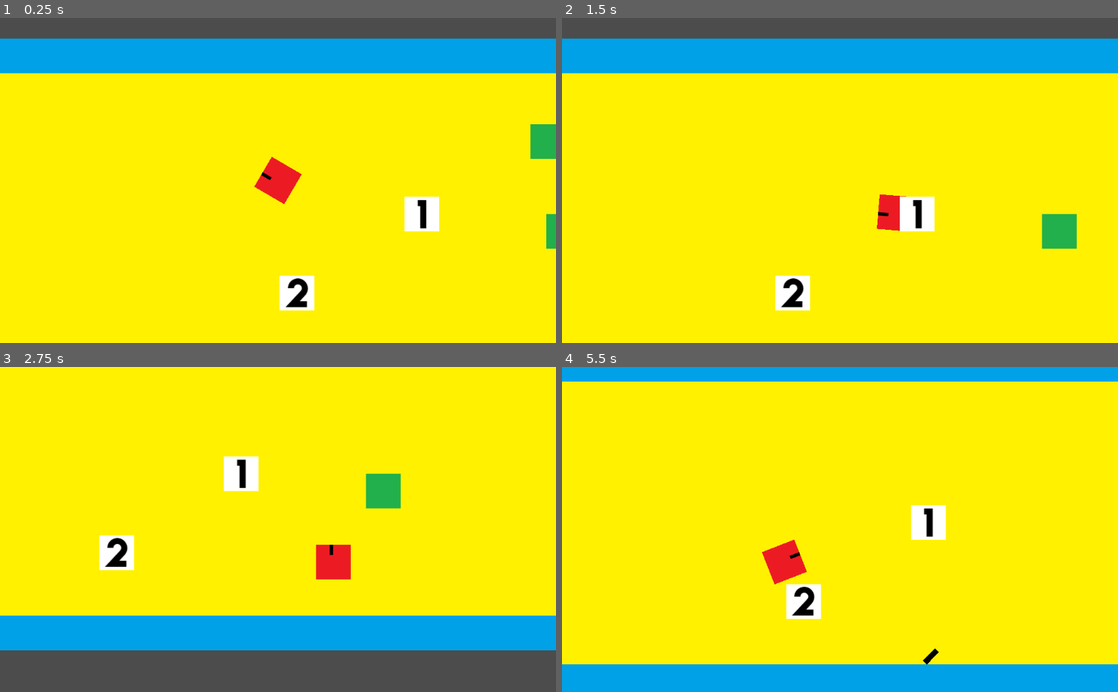
Above: before the commit, frames 1-4 (two rows, left to right).
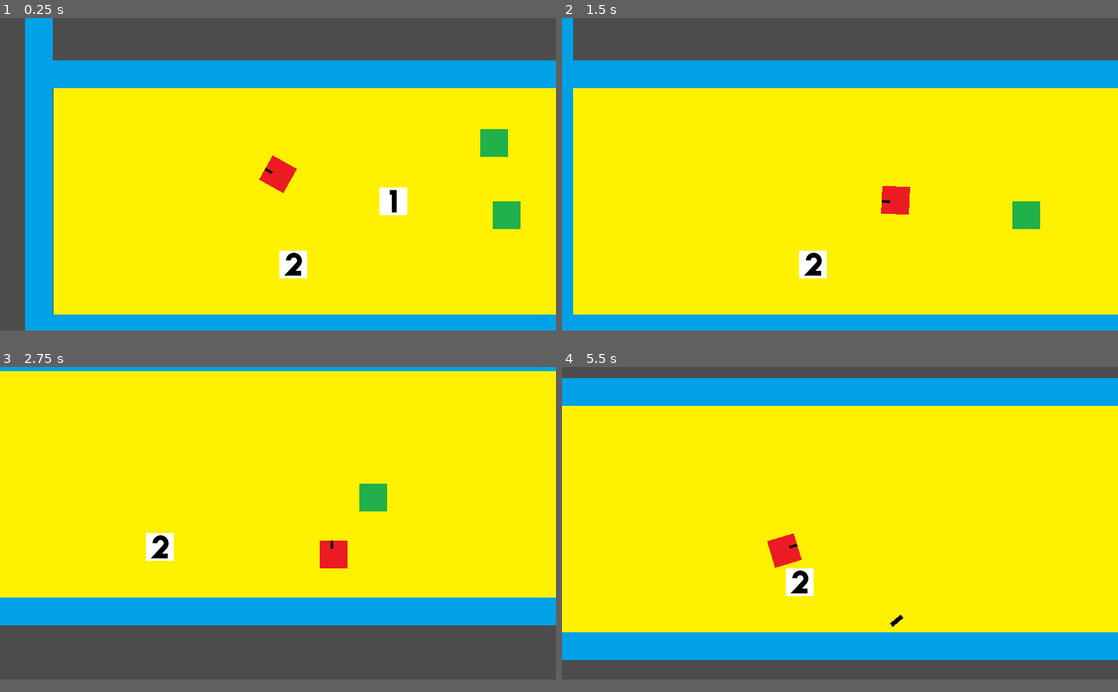
Above: after the commit, the same moments.

Repository: devmcclu/Project-FreeGUN
Game: Godot game, scene res://Main.tscn
The game is run twice, just before and just after one commit, with the same random seed, the same clock (stepped at 60 frames per second) and the same inputs.
Inputs (mouse positions are in pixels of both pictures, inside the frame that each line leads up to):
- Up to frame 1 (0.25 s): no input
- Up to frame 2 (1.5 s): tap Enter at 0.5 s; move the mouse to (962, 164) at 0.52 s; hold D (player_move_right) 0.53-1.28 s; click (962, 164) at 0.6 s; tap 1 (switch_weapon_1, bound only after the commit) at 0.8, 1.35 s; move the mouse to (728, 196) at 1.27 s; hold S (player_move_down) from 1.28 s (still down)
- Up to frame 3 (2.75 s): tap 2 (switch_weapon_2, bound only after the commit) at 1.55, 2.1 s; move the mouse to (333, 458) at 2.02 s; release S (player_move_down) at 2.03 s; hold D (player_move_right) from 2.03 s (still down); tap Mouse wheel up (weapon_up, bound only after the commit) at 2.3 s
- Up to frame 4 (5.5 s): move the mouse to (812, 594) at 2.77 s; release D (player_move_right) at 2.78 s; hold W (player_move_up) 2.78-3.53 s; tap Mouse wheel up (weapon_up, bound only after the commit) at 2.85, 5.3 s; click (812, 594) at 3.05 s; move the mouse to (1006, 578) at 3.52 s; hold A (player_move_left) 3.53-5.03 s; click (1006, 578) at 3.6 s; tap 1 (switch_weapon_1, bound only after the commit) at 3.8, 4.35 s; move the mouse to (673, 480) at 4.27 s; tap 2 (switch_weapon_2, bound only after the commit) at 4.55, 5.1 s; move the mouse to (867, 529) at 5.02 s; hold S (player_move_down) from 5.03 s (still down)
In our replay, the window is 800x468 before the commit and 800x450 after it. These sizes can differ from the game's own. Grey fills any space a smaller window leaves; there, only what the larger window draws over its background counts as a difference.

The runs differ from the first frame. In frame 1, 27% of the frame differs, in the area x 0-100%, y 0-97%; in frame 2, 21%; in frame 3, 17%; in frame 4, 27%.

Commit message:
Add Weapon Storage
Wepaons are stored in the player as an array, among other fixes

Diff:
--- a/Main.tscn
+++ b/Main.tscn
@@ -3,10 +3,20 @@
 [ext_resource path="res://graphics/background.png" type="Texture" id=1]
 [ext_resource path="res://Characters/player.tscn" type="PackedScene" id=2]
 [ext_resource path="res://Characters/enemy.tscn" type="PackedScene" id=3]
-[ext_resource path="res://graphics/wall.png" type="Texture" id=4]
-[ext_resource path="res://gun_variables.gd" type="Script" id=5]
-[ext_resource path="res://graphics/gun_1.png" type="Texture" id=6]
-[ext_resource path="res://graphics/gun_2.png" type="Texture" id=7]
+[ext_resource path="res://gun_variables.gd" type="Script" id=4]
+[ext_resource path="res://graphics/gun_1.png" type="Texture" id=5]
+[ext_resource path="res://graphics/gun_2.png" type="Texture" id=6]
+[ext_resource path="res://graphics/wall.png" type="Texture" id=7]
+
+[sub_resource type="RectangleShape2D" id=3]
+
+custom_solver_bias = 0.0
+extents = Vector2( 32.129, 10.156 )
+
+[sub_resource type="RectangleShape2D" id=4]
+
+custom_solver_bias = 0.0
+extents = Vector2( 32.1642, 32.305 )
 
 [sub_resource type="RectangleShape2D" id=1]
 
@@ -18,17 +28,7 @@
 custom_solver_bias = 0.0
 extents = Vector2( 779.543, 31.7486 )
 
-[sub_resource type="RectangleShape2D" id=3]
-
-custom_solver_bias = 0.0
-extents = Vector2( 32.129, 10.156 )
-
-[sub_resource type="RectangleShape2D" id=4]
-
-custom_solver_bias = 0.0
-extents = Vector2( 32.1642, 32.305 )
-
-[node name="Main" type="Node"]
+[node name="Main" type="Node" index="0"]
 
 [node name="background" type="Sprite" parent="." index="0"]
 
@@ -47,159 +47,9 @@
 
 position = Vector2( 776.005, 159.475 )
 
-[node name="wall" type="RigidBody2D" parent="." index="4" groups=[
-"not_player",
-]]
-
-editor/display_folded = true
-position = Vector2( -271.321, 281.872 )
-input_pickable = false
-collision_layer = 1
-collision_mask = 1
-mode = 1
-mass = 1.0
-friction = 1.0
-bounce = 0.0
-gravity_scale = 1.0
-custom_integrator = false
-continuous_cd = 0
-contacts_reported = 0
-contact_monitor = false
-sleeping = false
-can_sleep = true
-linear_velocity = Vector2( 0, 0 )
-linear_damp = -1.0
-angular_velocity = 0.0
-angular_damp = -1.0
-__meta__ = {
-"_edit_group_": true
-}
-
-[node name="wall_sprite" type="Sprite" parent="wall" index="0"]
-
-scale = Vector2( 1, 13 )
-texture = ExtResource( 4 )
-_sections_unfolded = [ "Transform" ]
-
-[node name="wall_collision" type="CollisionShape2D" parent="wall" index="1"]
-
-shape = SubResource( 1 )
-
-[node name="wall2" type="RigidBody2D" parent="." index="5" groups=[
-"not_player",
-]]
-
-editor/display_folded = true
-position = Vector2( 1353.52, 281.872 )
-input_pickable = false
-collision_layer = 1
-collision_mask = 1
-mode = 1
-mass = 1.0
-friction = 1.0
-bounce = 0.0
-gravity_scale = 1.0
-custom_integrator = false
-continuous_cd = 0
-contacts_reported = 0
-contact_monitor = false
-sleeping = false
-can_sleep = true
-linear_velocity = Vector2( 0, 0 )
-linear_damp = -1.0
-angular_velocity = 0.0
-angular_damp = -1.0
-__meta__ = {
-"_edit_group_": true
-}
-
-[node name="wall_sprite" type="Sprite" parent="wall2" index="0"]
-
-scale = Vector2( 1, 13 )
-texture = ExtResource( 4 )
-_sections_unfolded = [ "Transform" ]
-
-[node name="wall_collision" type="CollisionShape2D" parent="wall2" index="1"]
-
-shape = SubResource( 1 )
-
-[node name="wall3" type="RigidBody2D" parent="." index="6" groups=[
-"not_player",
-]]
-
-editor/display_folded = true
-position = Vector2( 541.573, 587.269 )
-input_pickable = false
-collision_layer = 1
-collision_mask = 1
-mode = 1
-mass = 1.0
-friction = 1.0
-bounce = 0.0
-gravity_scale = 1.0
-custom_integrator = false
-continuous_cd = 0
-contacts_reported = 0
-contact_monitor = false
-sleeping = false
-can_sleep = true
-linear_velocity = Vector2( 0, 0 )
-linear_damp = -1.0
-angular_velocity = 0.0
-angular_damp = -1.0
-__meta__ = {
-"_edit_group_": true
-}
-
-[node name="wall_collsion" type="CollisionShape2D" parent="wall3" index="0"]
-
-shape = SubResource( 2 )
-
-[node name="wall_sprite" type="Sprite" parent="wall3" index="1"]
-
-scale = Vector2( 24.4, 1 )
-texture = ExtResource( 4 )
-_sections_unfolded = [ "Transform" ]
-
-[node name="wall4" type="RigidBody2D" parent="." index="7" groups=[
-"not_player",
-]]
-
-editor/display_folded = true
-position = Vector2( 541.299, 1.92056 )
-input_pickable = false
-collision_layer = 1
-collision_mask = 1
-mode = 1
-mass = 1.0
-friction = 1.0
-bounce = 0.0
-gravity_scale = 1.0
-custom_integrator = false
-continuous_cd = 0
-contacts_reported = 0
-contact_monitor = false
-sleeping = false
-can_sleep = true
-linear_velocity = Vector2( 0, 0 )
-linear_damp = -1.0
-angular_velocity = 0.0
-angular_damp = -1.0
-__meta__ = {
-"_edit_group_": true
-}
-
-[node name="wall_collision" type="CollisionShape2D" parent="wall4" index="0"]
-
-shape = SubResource( 2 )
-
-[node name="wall_sprite" type="Sprite" parent="wall4" index="1"]
-
-scale = Vector2( 24.4, 1 )
-texture = ExtResource( 4 )
-_sections_unfolded = [ "Transform" ]
-
-[node name="gun_1" type="Area2D" parent="." index="8"]
+[node name="gun_1" type="Area2D" parent="." index="4" groups=[
+"gun",
+]]
 
 editor/display_folded = true
 position = Vector2( 543.817, 293.954 )
@@ -210,16 +60,17 @@
 angular_damp = 1.0
 audio_bus_override = false
 audio_bus_name = "Master"
-script = ExtResource( 5 )
+script = ExtResource( 4 )
 __meta__ = {
 "_edit_group_": true
 }
 bullet_speed = 100
 damage = 3
+gun_number = 1
 
 [node name="gun_1_sprite" type="Sprite" parent="gun_1" index="0"]
 
-texture = ExtResource( 6 )
+texture = ExtResource( 5 )
 _sections_unfolded = [ "Transform" ]
 
 [node name="CollisionShape2D" type="CollisionShape2D" parent="gun_1" index="1"]
@@ -228,7 +79,9 @@
 shape = SubResource( 3 )
 _sections_unfolded = [ "Transform" ]
 
-[node name="gun_2" type="Area2D" parent="." index="9"]
+[node name="gun_2" type="Area2D" parent="." index="5" groups=[
+"gun",
+]]
 
 editor/display_folded = true
 position = Vector2( 314.156, 439.543 )
@@ -239,20 +92,177 @@
 angular_damp = 1.0
 audio_bus_override = false
 audio_bus_name = "Master"
-script = ExtResource( 5 )
+script = ExtResource( 4 )
 _sections_unfolded = [ "Transform" ]
 __meta__ = {
 "_edit_group_": true
 }
 bullet_speed = 1000
 damage = 1
+gun_number = 2
 
 [node name="gun_2" type="Sprite" parent="gun_2" index="0"]
 
-texture = ExtResource( 7 )
+texture = ExtResource( 6 )
 _sections_unfolded = [ "Transform" ]
 
 [node name="gun_collsion" type="CollisionShape2D" parent="gun_2" index="1"]
 
 shape = SubResource( 4 )
 _sections_unfolded = [ "Transform" ]
+
+[node name="walls" type="Node2D" parent="." index="6"]
+
+editor/display_folded = true
+
+[node name="wall" type="RigidBody2D" parent="walls" index="0" groups=[
+"not_player",
+]]
+
+editor/display_folded = true
+position = Vector2( -271.321, 281.872 )
+input_pickable = false
+collision_layer = 1
+collision_mask = 1
+mode = 1
+mass = 1.0
+friction = 1.0
+bounce = 0.0
+gravity_scale = 1.0
+custom_integrator = false
+continuous_cd = 0
+contacts_reported = 0
+contact_monitor = false
+sleeping = false
+can_sleep = true
+linear_velocity = Vector2( 0, 0 )
+linear_damp = -1.0
+angular_velocity = 0.0
+angular_damp = -1.0
+__meta__ = {
+"_edit_group_": true
+}
+
+[node name="wall_sprite" type="Sprite" parent="walls/wall" index="0"]
+
+scale = Vector2( 1, 13 )
+texture = ExtResource( 7 )
+_sections_unfolded = [ "Transform" ]
+
+[node name="wall_collision" type="CollisionShape2D" parent="walls/wall" index="1"]
+
+shape = SubResource( 1 )
+
+[node name="wall2" type="RigidBody2D" parent="walls" index="1" groups=[
+"not_player",
+]]
+
+editor/display_folded = true
+position = Vector2( 1353.52, 281.872 )
+input_pickable = false
+collision_layer = 1
+collision_mask = 1
+mode = 1
+mass = 1.0
+friction = 1.0
+bounce = 0.0
+gravity_scale = 1.0
+custom_integrator = false
+continuous_cd = 0
+contacts_reported = 0
+contact_monitor = false
+sleeping = false
+can_sleep = true
+linear_velocity = Vector2( 0, 0 )
+linear_damp = -1.0
+angular_velocity = 0.0
+angular_damp = -1.0
+__meta__ = {
+"_edit_group_": true
+}
+
+[node name="wall_sprite" type="Sprite" parent="walls/wall2" index="0"]
+
+scale = Vector2( 1, 13 )
+texture = ExtResource( 7 )
+_sections_unfolded = [ "Transform" ]
+
+[node name="wall_collision" type="CollisionShape2D" parent="walls/wall2" index="1"]
+
+shape = SubResource( 1 )
+
+[node name="wall3" type="RigidBody2D" parent="walls" index="2" groups=[
+"not_player",
+]]
+
+editor/display_folded = true
+position = Vector2( 541.573, 587.269 )
+input_pickable = false
+collision_layer = 1
+collision_mask = 1
+mode = 1
+mass = 1.0
+friction = 1.0
+bounce = 0.0
+gravity_scale = 1.0
+custom_integrator = false
+continuous_cd = 0
+contacts_reported = 0
+contact_monitor = false
+sleeping = false
+can_sleep = true
+linear_velocity = Vector2( 0, 0 )
+linear_damp = -1.0
+angular_velocity = 0.0
+angular_damp = -1.0
+__meta__ = {
+"_edit_group_": true
+}
+
+[node name="wall_collsion" type="CollisionShape2D" parent="walls/wall3" index="0"]
+
+shape = SubResource( 2 )
+
+[node name="wall_sprite" type="Sprite" parent="walls/wall3" index="1"]
+
+scale = Vector2( 24.4, 1 )
+texture = ExtResource( 7 )
+_sections_unfolded = [ "Transform" ]
+
+[node name="wall4" type="RigidBody2D" parent="walls" index="3" groups=[
+"not_player",
+]]
+
+editor/display_folded = true
+position = Vector2( 541.299, 1.92056 )
+input_pickable = false
+collision_layer = 1
+collision_mask = 1
+mode = 1
+mass = 1.0
+friction = 1.0
+bounce = 0.0
+gravity_scale = 1.0
+custom_integrator = false
+continuous_cd = 0
+contacts_reported = 0
+contact_monitor = false
+sleeping = false
+can_sleep = true
+linear_velocity = Vector2( 0, 0 )
+linear_damp = -1.0
+angular_velocity = 0.0
+angular_damp = -1.0
+__meta__ = {
+"_edit_group_": true
+}
+
+[node name="wall_collision" type="CollisionShape2D" parent="walls/wall4" index="0"]
+
+shape = SubResource( 2 )
+
+[node name="wall_sprite" type="Sprite" parent="walls/wall4" index="1"]
+
+scale = Vector2( 24.4, 1 )
+texture = ExtResource( 7 )
+_sections_unfolded = [ "Transform" ]
--- a/Player.gd
+++ b/Player.gd
@@ -6,6 +6,10 @@
 
 var bullet_speed = 500
 var damage = 1
+var player_speed = 5
+var current_gun = 1
+#Array to store guns
+var has_guns = [true, false, false]
 
 
 func _ready():
@@ -14,15 +18,27 @@
 	pass
 
 func _process(delta):
+	#Player movement variables
 	var move_up = Input.is_action_pressed("player_move_up")
 	var move_down = Input.is_action_pressed("player_move_down")
 	var move_left = Input.is_action_pressed("player_move_left")
 	var move_right = Input.is_action_pressed("player_move_right")
 
+	#Player fire variable
 	var fire_gun = Input.is_action_just_pressed("fire_gun")
 
+	#PLayer switch weapon variables
+	var weapon_up = Input.is_action_just_pressed("weapon_up")
+	var weapon_down = Input.is_action_just_pressed("weapon_down")
+	var switch_weapon_1 = Input.is_action_just_pressed("switch_weapon_1")
+	var switch_weapon_2 = Input.is_action_just_pressed("switch_weapon_2")
+	var switch_weapon_3 = Input.is_action_just_pressed("switch_weapon_3")
+
+
+	#Player looks at mouse
 	self.look_at(get_global_mouse_position())
 
+	#Player Fires Weapon
 	if fire_gun:
 		print("fire")
 		var newBullet = load("res://bullet.tscn").instance()
@@ -33,17 +49,28 @@
 		newBullet.parent = self
 		print(newBullet.parent)
 
+	#Switch weapons with scroll whell
+	if weapon_up:
+		print("up a weapon")
+	if weapon_down:
+		print("down a weapon")
+
+	#Player movement
 	if move_up:
-		self.position.y -= 5
+		self.position.y -= player_speed
 	if move_down:
-		self.position.y += 5
+		self.position.y += player_speed
 	if move_left:
-		self.position.x -= 5
+		self.position.x -= player_speed
 	if move_right:
-		self.position.x += 5
-	pass
+		self.position.x += player_speed
+
+#	if self.has_guns[2] == true:
+#		print("new gun pa")
 
 func _on_Area2D_area_entered(area):
-	self.bullet_speed = area.bullet_speed
-	self.damage = area.damage
-	pass # replace with function body
+	if area.is_in_group("gun"):
+		self.bullet_speed = area.bullet_speed
+		self.damage = area.damage
+		self.has_guns[area.gun_number] = true
+		area.queue_free()
--- a/bullet.gd
+++ b/bullet.gd
@@ -18,7 +18,9 @@
 
 
 func _on_bullet_body_entered(body):
-	if body.is_in_group("not_player"):
+	if body.is_in_group("bullet"):
+		pass
+	elif body.is_in_group("not_player"):
 		self.queue_free()
 	elif self.parent != body:
 		body.health -= parent.damage
@@ -27,4 +29,3 @@
 
 func _on_Timer_timeout():
 	self.queue_free()
-	pass # replace with function body
--- a/bullet.tscn
+++ b/bullet.tscn
@@ -8,8 +8,7 @@
 custom_solver_bias = 0.0
 extents = Vector2( 16.0186, 4.96663 )
 
-[node name="bullet" type="RigidBody2D" index="0" groups=[
-"not_player",
+[node name="bullet" type="RigidBody2D" groups=[
 "bullet",
 ]]
 
--- a/gun_variables.gd
+++ b/gun_variables.gd
@@ -6,6 +6,7 @@
 
 export var bullet_speed = 0
 export var damage = 0
+export var gun_number = 0
 
 func _ready():
 	# Called every time the node is added to the scene.
--- a/project.godot
+++ b/project.godot
@@ -18,6 +18,13 @@
 
 settings/stdout/print_fps=true
 
+[display]
+
+window/size/width=1280
+window/size/height=720
+window/stretch/mode="2d"
+window/stretch/aspect="keep_width"
+
 [input]
 
 player_move_up=[ Object(InputEventKey,"resource_local_to_scene":false,"resource_name":"","device":0,"alt":false,"shift":false,"control":false,"meta":false,"command":false,"pressed":false,"scancode":87,"unicode":0,"echo":false,"script":null)
@@ -30,6 +37,14 @@
  ]
 fire_gun=[ Object(InputEventMouseButton,"resource_local_to_scene":false,"resource_name":"","device":0,"alt":false,"shif …(211 unchanged characters)…
  ]
+weapon_up=[ Object(InputEventMouseButton,"resource_local_to_scene":false,"resource_name":"","device":0,"alt":false,"shift":false,"control":false,"meta":false,"command":false,"button_mask":0,"position":Vector2( 0, 0 ),"global_position":Vector2( 0, 0 ),"factor":1.0,"button_index":4,"pressed":false,"doubleclick":false,"script":null)
+ ]
+waepon_down=[ Object(InputEventMouseButton,"resource_local_to_scene":false,"resource_name":"","device":0,"alt":false,"shift":false,"control":false,"meta":false,"command":false,"button_mask":0,"position":Vector2( 0, 0 ),"global_position":Vector2( 0, 0 ),"factor":1.0,"button_index":5,"pressed":false,"doubleclick":false,"script":null)
+ ]
+switch_weapon_1=[ Object(InputEventKey,"resource_local_to_scene":false,"resource_name":"","device":0,"alt":false,"shift":false,"control":false,"meta":false,"command":false,"pressed":false,"scancode":49,"unicode":0,"echo":false,"script":null)
+ ]
+switch_weapon_2=[ Object(InputEventKey,"resource_local_to_scene":false,"resource_name":"","device":0,"alt":false,"shift":false,"control":false,"meta":false,"command":false,"pressed":false,"scancode":50,"unicode":0,"echo":false,"script":null)
+ ]
 
 [rendering]
 
